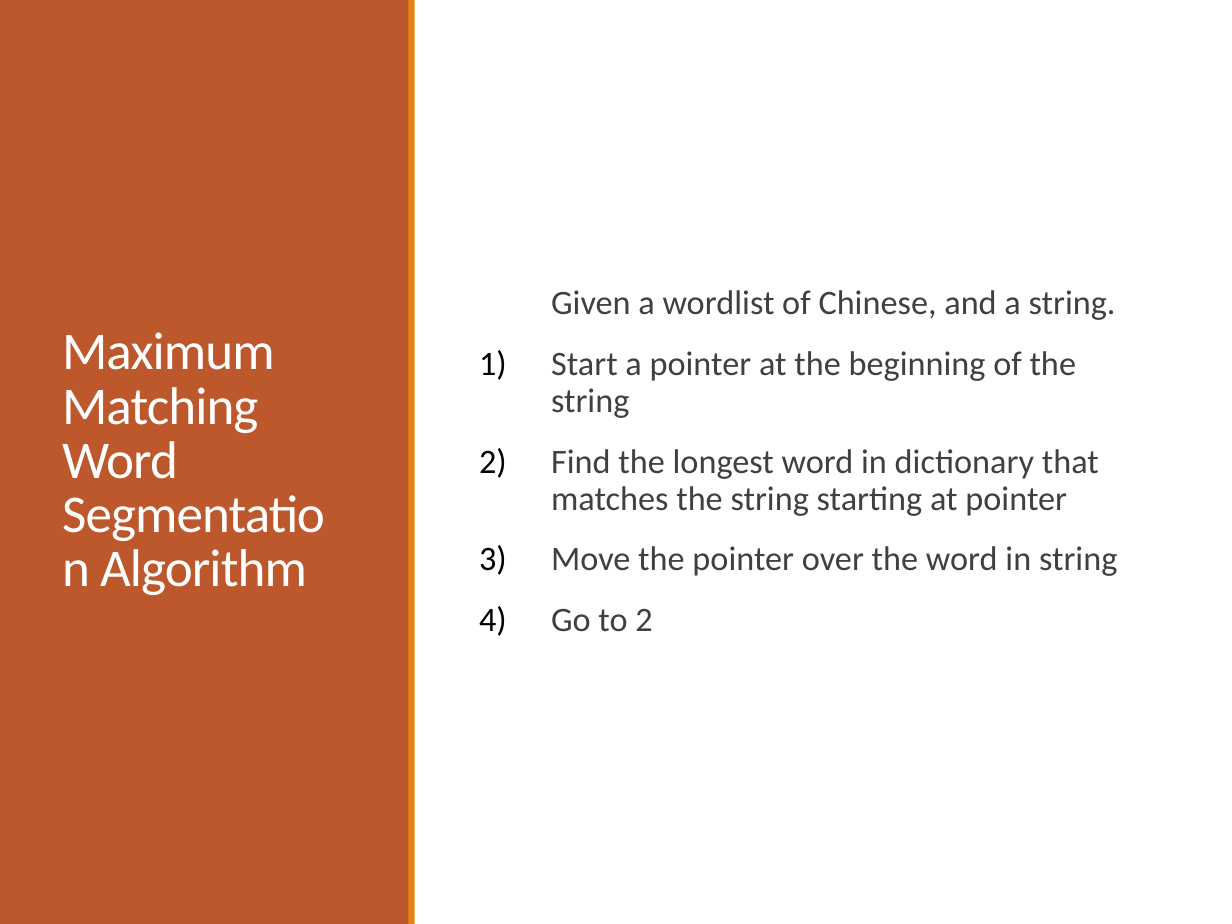
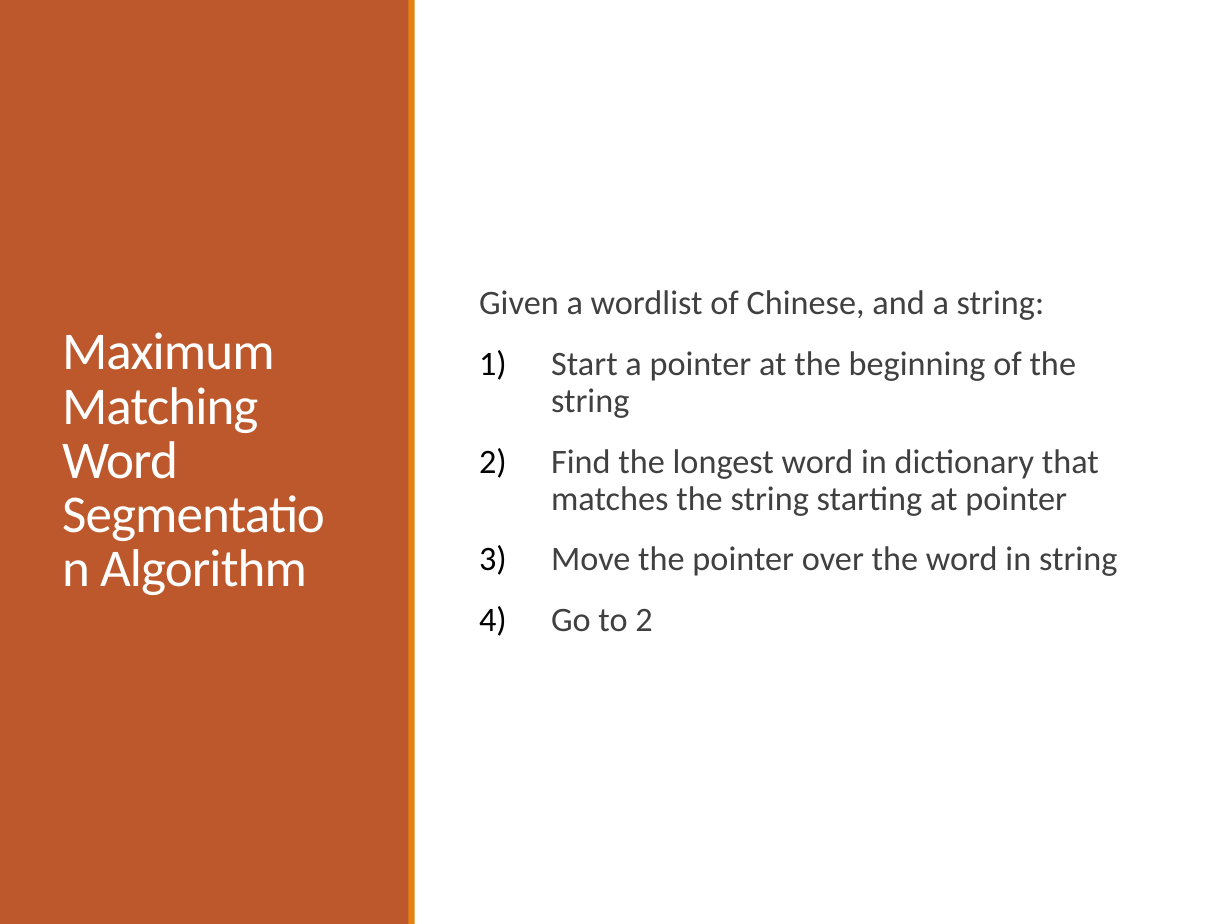
Before and after one commit to computational-linguistics-class/computational-linguistics-class.github.io, a slide deck: slide 37 of slides/02-text-processing.pptx (slide 41 before the commit). Drawn at 1232x924 pixels with LibreOffice and Linux fonts; fonts in the diff are those of the drawing. Boxes give left, top, right and bottom in pixels: in the first picture for what was removed or moved away, otherwise in the second. Text is boxed around its words. In the diff, an @@ line names an element or a change of style, - is before the commit and + after.

```diff
--- a/slides/02-text-processing.pptx
+++ b/slides/02-text-processing.pptx
@@ text at box(479, 290, 1045, 320): text changed @@
-  Given a wordlist of Chinese, and a string.
+Given a wordlist of Chinese, and a string:
```
Also in this commit, not shown: 8 other slides changed, 3 slides added, 7 slides removed, 1 other file.
